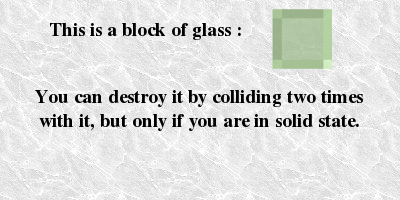
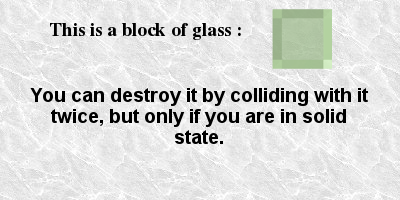
The second 400 x 200 image is a revision of the first. Changes to its layers:
painted on "You can destroy it by collidin..." over [30, 88, 368, 144]
